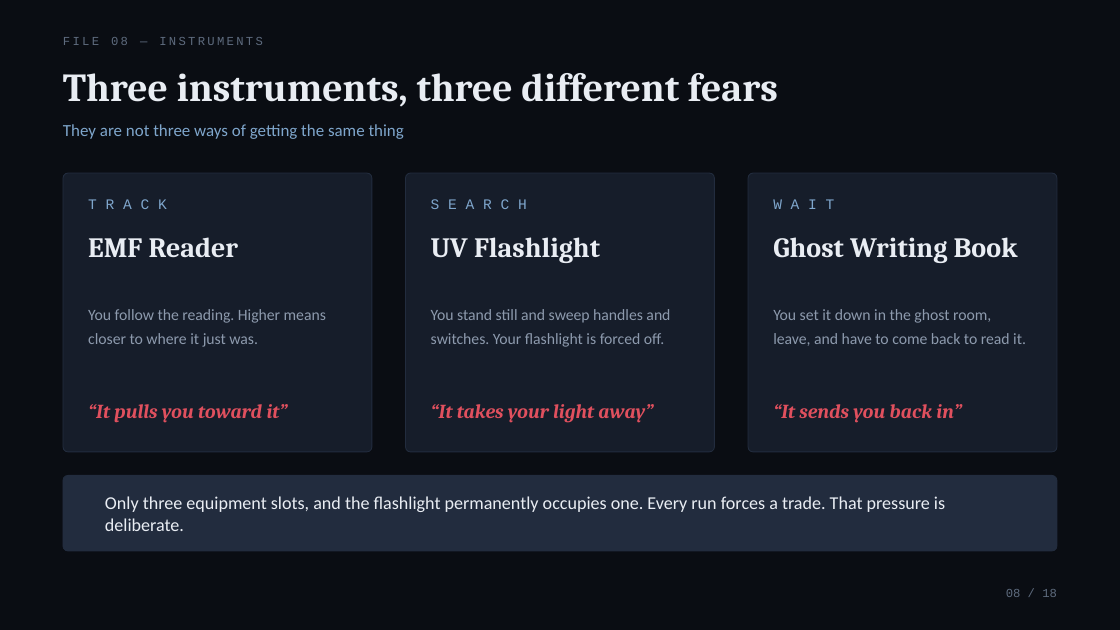
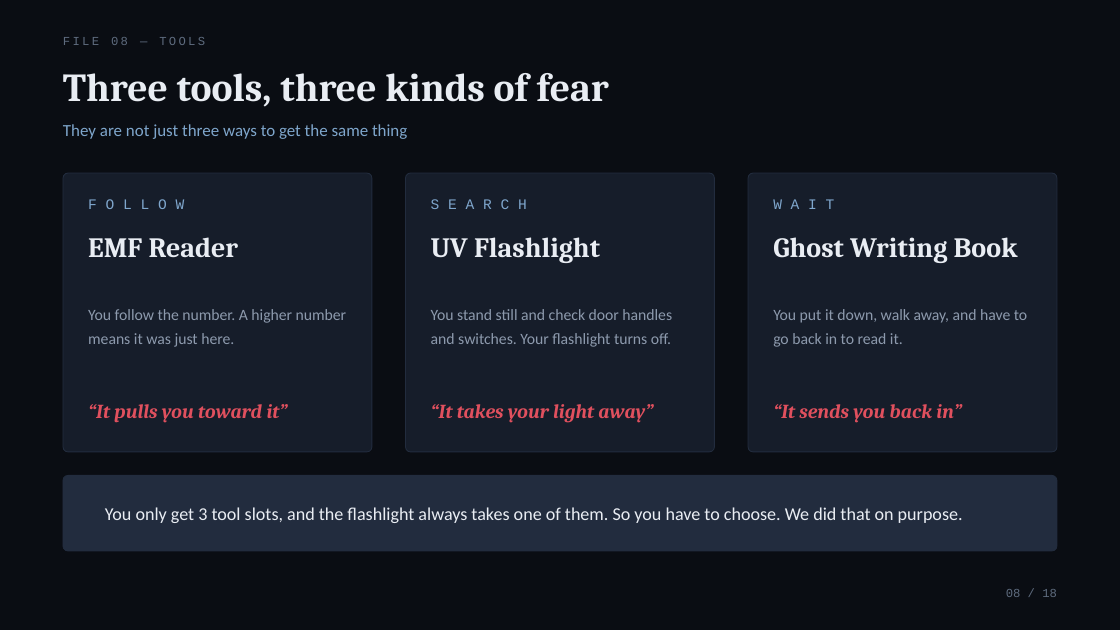
Before and after one commit to chyh106504480-byte/RESIDUUM, a slide deck: slide 8 of Docs/decks/RESIDUUM_Final_EN.pptx. Drawn at 1120x630 pixels with LibreOffice and Linux fonts; fonts in the diff are those of the drawing. Boxes give left, top, right and bottom in pixels: in the first picture for what was removed or moved away, otherwise in the second. Text is boxed around its words. In the diff, an @@ line names an element or a change of style, - is before the commit and + after.

```diff
--- a/Docs/decks/RESIDUUM_Final_EN.pptx
+++ b/Docs/decks/RESIDUUM_Final_EN.pptx
@@ text at <box>63,37,205,45</box>: text changed @@
-FILE 08 — INSTRUMENTS
+FILE 08 — TOOLS
@@ text at <box>63,73,609,107</box>: text changed @@
-Three instruments, three different fears
+Three tools, three kinds of fear
@@ text at <box>63,124,407,139</box>: text changed @@
-They are not three ways of getting the same thing
+They are not just three ways to get the same thing
@@ text at <box>88,199,185,209</box>: text changed @@
-T R A C K
+F O L L O W
@@ text at <box>88,309,347,347</box>: text changed @@
-You follow the reading. Higher means closer to where it just was.
+You follow the number. A higher number means it was just here.
@@ text at <box>431,309,672,347</box>: text changed @@
-You stand still and sweep handles and switches. Your flashlight is forced off.
+You stand still and check door handles and switches. Your flashlight turns off.
@@ text at <box>773,309,1027,347</box>: text changed @@
-You set it down in the ghost room, leave, and have to come back to read it.
+You put it down, walk away, and have to go back in to read it.
@@ text at <box>105,507,963,523</box>: text changed @@
-Only three equipment slots, and the flashlight permanently occupies one. Every run forces a trade. That pressure is deliberate.
+You only get 3 tool slots, and the flashlight always takes one of them. So you have to choose. We did that on purpose.
```
Also in this commit, not shown: 17 other slides changed, 6 other files.
